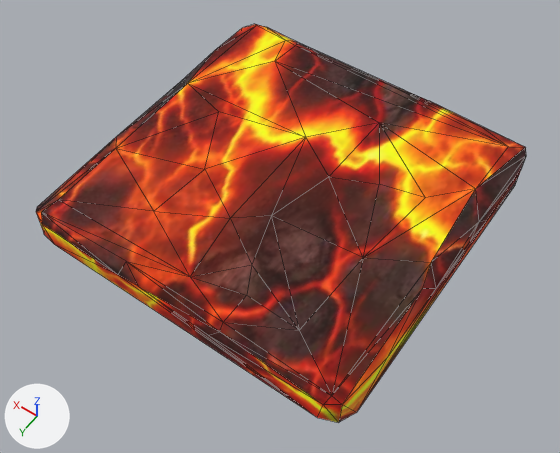
What one commit did to the glTF model assets/Models/lavaTile.glb.
Camera for both pictures: a camera (50 mm lens) standing at (-0.229, 0.332, 0.466) and looking at (-0.009, 0.023, -0.018). Lighting does not change. The marker at lower left points along +X, +Y and +Z. Mesh edges are drawn as thin lines. Vertices at the same position are counted once.

In view in the first picture: 'Tile2_02_lambert2_0'.
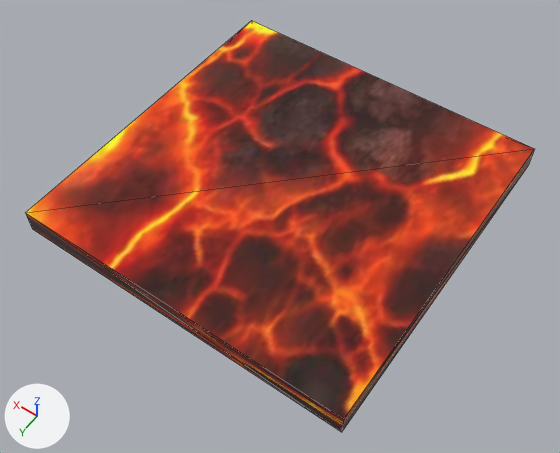
What differs and where, as boxes (x1, y1, x2, y2) in the pictures (560 x 453 px):
'Tile2_02_lambert2_0', reshaped, moved, rescaled
    before: (36, 24, 526, 423)
    after: (26, 21, 534, 432)
part 1 of me_tile2_02_lambert2_0, cut back
    before: (36, 24, 526, 423)
    after: (26, 21, 534, 432)

The edits, one by one:
Material 'Material.001' (mat_material_001) is new.
Its texture is img_lavatexture.
Its roughness is 0.0.
me_tile2_02_lambert2_0 is used by ob_tile2_02_lambert2_0; parent ob_tile2_02; location (0.0, 0.0, 0.0); scale (1.0, 1.0, 0.5).
me_tile2_02_lambert2_0 had 75 vertices, 139 faces and spanned x -100.0..100.0, y -100.0..100.0, z -19.0..20.0.
me_tile2_02_lambert2_0 no longer uses material mat_lambert2.
me_tile2_02_lambert2_0 now has 8 vertices, 12 faces and spans x 0.0, y 0.0, z 0.0.
me_tile2_02_lambert2_0 part 1: the whole mesh is rebuilt.
me_tile2_02_lambert2_0 part 2: the surface is now shaded flat.
me_tile2_02_lambert2_0 now uses material mat_material_001 (picture img_lavatexture).
In object 'Tile2_02_lambert2_0' (ob_tile2_02_lambert2_0), parent is no longer ob_tile2_02.
Object 'Tile2_02_lambert2_0' (ob_tile2_02_lambert2_0) is rescaled from (1.0, 1.0, 0.5) to (1.0, 1.0, 1.0).
